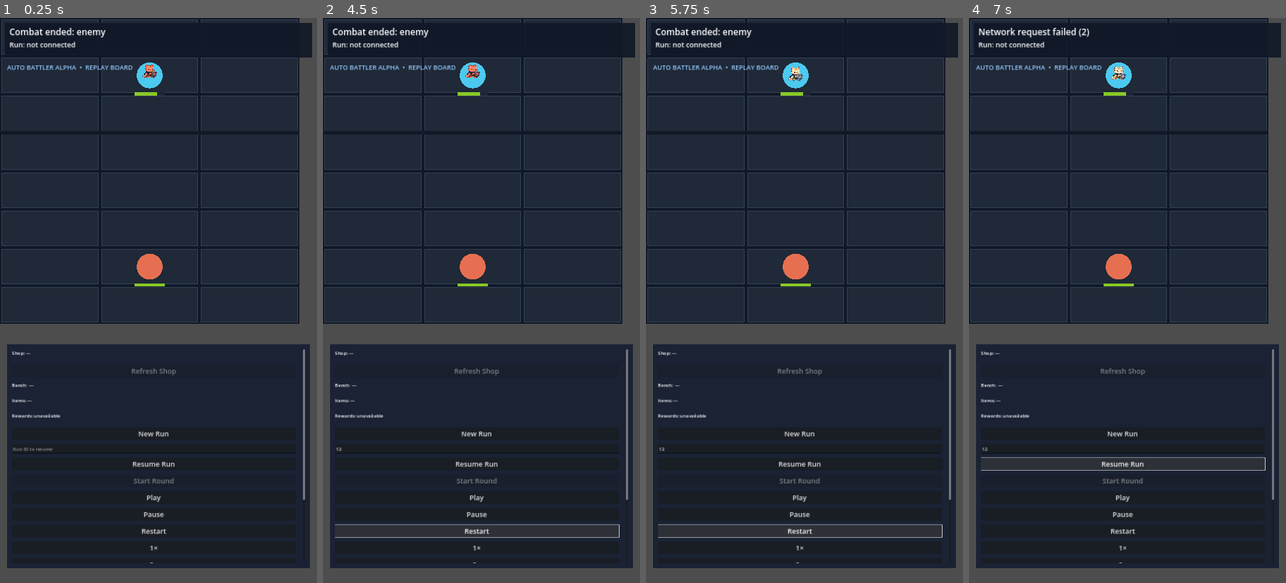
Above: before the commit, frames 1-4 (left to right).
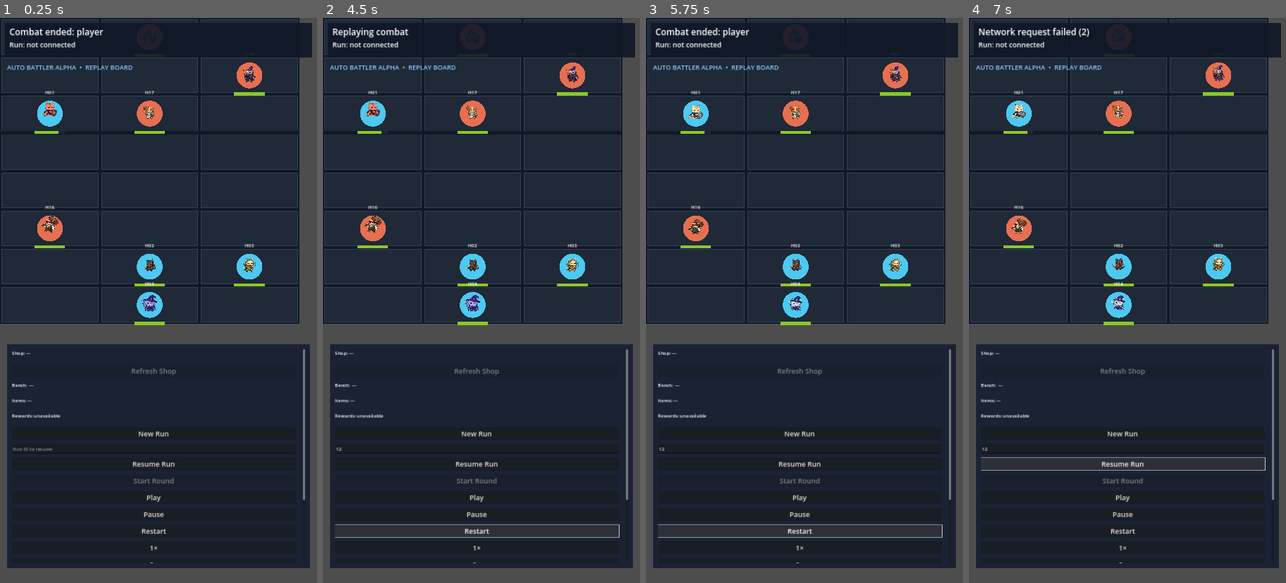
Above: after the commit, the same moments.

Repository: khoahuynh1196-cell/MINICHESS
Game: Godot game, scene res://scenes/main.tscn
Same seed, same stepped clock (60 frames per second), same inputs: the game is played once before the commit and once after it.
Inputs (mouse positions are in pixels of both pictures, inside the frame that each line leads up to):
- Up to frame 1 (0.25 s): no input
- Up to frame 2 (4.5 s): click (478, 447) at 0.52 s; type "12" at 0.6 s; click "New Run" at 1.25 s; click "New Run" at 2 s; click "Play" at 2.75 s; click "Play" at 3.5 s; click "Restart" at 4.25 s
- Up to frame 3 (5.75 s): click "Restart" at 5 s
- Up to frame 4 (7 s): click "Restart" at 5.75 s; click "Resume Run" at 6.5 s

The runs differ from the first frame. In frame 1, 2.8% of the frame differs, in the area x 10-84%, y 1-55%; in frame 2, 3.0%, in the area x 2-84%, y 1-55%; in frame 3, 2.8%; in frame 4, 2.8%.

Commit message:
feat: map demo heroes in mobile battle UI

Diff:
--- a/client-godot/fixtures/combat-replay.json
+++ b/client-godot/fixtures/combat-replay.json
@@ -2,12 +2,19 @@
   "schema_version": "alpha-0.3.0",
   "events": [
     { "sequence": 0, "tick": 0, "type": "COMBAT_STARTED", "payload": { "combat_id": "local-demo" } },
-    { "sequence": 1, "tick": 0, "type": "UNIT_SPAWNED", "source_unit_id": "enemy:E01:1", "payload": { "side": "enemy", "position": 1, "max_hp": 100000 } },
-    { "sequence": 2, "tick": 0, "type": "UNIT_SPAWNED", "source_unit_id": "player:H01:1", "payload": { "side": "player", "position": 22, "max_hp": 100000 } },
-    { "sequence": 3, "tick": 1, "type": "UNIT_MOVED", "source_unit_id": "enemy:E01:1", "target_unit_id": "player:H01:1", "payload": { "from": 1, "to": 4 } },
-    { "sequence": 4, "tick": 1, "type": "UNIT_MOVED", "source_unit_id": "player:H01:1", "target_unit_id": "enemy:E01:1", "payload": { "from": 22, "to": 19 } },
-    { "sequence": 5, "tick": 2, "type": "BASIC_ATTACK", "source_unit_id": "enemy:E01:1", "target_unit_id": "player:H01:1", "payload": { "is_critical": false } },
-    { "sequence": 6, "tick": 2, "type": "DAMAGE_APPLIED", "source_unit_id": "enemy:E01:1", "target_unit_id": "player:H01:1", "payload": { "amount": 25000, "damage_type": "physical", "remaining_hp": 75000 } },
-    { "sequence": 7, "tick": 3, "type": "COMBAT_ENDED", "payload": { "winner": "enemy", "reason": "timeout" } }
+    { "sequence": 1, "tick": 0, "type": "UNIT_SPAWNED", "source_unit_id": "enemy:H15:1", "payload": { "side": "enemy", "position": 1, "max_hp": 120000 } },
+    { "sequence": 2, "tick": 0, "type": "UNIT_SPAWNED", "source_unit_id": "enemy:H16:1", "payload": { "side": "enemy", "position": 3, "max_hp": 100000 } },
+    { "sequence": 3, "tick": 0, "type": "UNIT_SPAWNED", "source_unit_id": "enemy:H19:1", "payload": { "side": "enemy", "position": 5, "max_hp": 72000 } },
+    { "sequence": 4, "tick": 0, "type": "UNIT_SPAWNED", "source_unit_id": "enemy:H17:1", "payload": { "side": "enemy", "position": 7, "max_hp": 82000 } },
+    { "sequence": 5, "tick": 0, "type": "UNIT_SPAWNED", "source_unit_id": "player:H01:1", "payload": { "side": "player", "position": 18, "max_hp": 120000 } },
+    { "sequence": 6, "tick": 0, "type": "UNIT_SPAWNED", "source_unit_id": "player:H02:1", "payload": { "side": "player", "position": 19, "max_hp": 100000 } },
+    { "sequence": 7, "tick": 0, "type": "UNIT_SPAWNED", "source_unit_id": "player:H03:1", "payload": { "side": "player", "position": 20, "max_hp": 78000 } },
+    { "sequence": 8, "tick": 0, "type": "UNIT_SPAWNED", "source_unit_id": "player:H04:1", "payload": { "side": "player", "position": 22, "max_hp": 70000 } },
+    { "sequence": 9, "tick": 1, "type": "UNIT_MOVED", "source_unit_id": "enemy:H16:1", "target_unit_id": "player:H01:1", "payload": { "from": 3, "to": 6 } },
+    { "sequence": 10, "tick": 1, "type": "UNIT_MOVED", "source_unit_id": "player:H01:1", "target_unit_id": "enemy:H16:1", "payload": { "from": 18, "to": 15 } },
+    { "sequence": 11, "tick": 2, "type": "BASIC_ATTACK", "source_unit_id": "enemy:H16:1", "target_unit_id": "player:H01:1", "payload": { "is_critical": false } },
+    { "sequence": 12, "tick": 2, "type": "DAMAGE_APPLIED", "source_unit_id": "enemy:H16:1", "target_unit_id": "player:H01:1", "payload": { "amount": 25000, "damage_type": "physical", "remaining_hp": 95000 } },
+    { "sequence": 13, "tick": 3, "type": "CAST_STARTED", "source_unit_id": "player:H04:1", "target_unit_id": "enemy:H15:1", "payload": {} },
+    { "sequence": 14, "tick": 4, "type": "COMBAT_ENDED", "payload": { "winner": "player", "reason": "demo_complete" } }
   ]
 }
--- a/client-godot/project.godot
+++ b/client-godot/project.godot
@@ -18,8 +18,8 @@
 
 [rendering]
 
-renderer/rendering_method="gl_compatibility"
-renderer/rendering_method.mobile="gl_compatibility"
+renderer/rendering_method="mobile"
+renderer/rendering_method.mobile="mobile"
 
 [rendering/textures/vram_compression]
 
--- a/client-godot/scripts/unit_view.gd
+++ b/client-godot/scripts/unit_view.gd
@@ -32,6 +32,7 @@
 var is_defeated := false
 var animation_state := "idle"
 var portrait: Sprite2D
+var hero_id := ""
 var unique_item_id := ""
 var _animation_elapsed := 0.0
 
@@ -58,6 +59,7 @@
 	grid_index = position_index
 	max_hp = max(1, unit_max_hp)
 	hp = max_hp
+	self.hero_id = hero_id
 	unique_item_id = equipped_unique_item_id
 	_add_portrait(hero_id)
 	_add_unique_accessory()
@@ -154,3 +156,5 @@
 		draw_circle(anchor, 5.0, Color.WHITE)
 	draw_rect(Rect2(-52.0, 58.0, 104.0, 10.0), Color("#202438"), true)
 	draw_rect(Rect2(-52.0, 58.0, 104.0 * float(hp) / max_hp, 10.0), Color("#8ac926"), true)
+	if not hero_id.is_empty():
+		draw_string(ThemeDB.fallback_font, Vector2(-32.0, -66.0), hero_id, HORIZONTAL_ALIGNMENT_CENTER, 64.0, 16, Color.WHITE)
--- a/client-godot/test/battle_controller_test.gd
+++ b/client-godot/test/battle_controller_test.gd
@@ -24,6 +24,7 @@
 	_expect(controller.unit_views["player:H01:1"].get("animation_state") == "hit", "stun effects must present a target hit reaction")
 	_expect(controller.unit_views.has("player:H01:1"), "spawn must create a unit view")
 	_expect(controller.unit_views["player:H01:1"].grid_index == 22, "spawn must place the unit on its grid index")
+	_expect(controller.unit_views["player:H01:1"].get("hero_id") == "H01", "spawn must retain the hero ID for a readable board label")
 	var portrait = controller.unit_views["player:H01:1"].get_node_or_null("Portrait")
 	_expect(portrait != null and portrait.texture != null and portrait.texture.resource_path == "res://assets/sprites/h01-cotton-shield-cat-chibi-v2.png", "H01 spawn must render the chibi full-body character texture")
 	controller.apply_event(_event("UNIT_SPAWNED", "player:H02:1", "", { "side": "player", "position": 21, "max_hp": 100000 }))
--- a/client-godot/test/replay_loader_test.gd
+++ b/client-godot/test/replay_loader_test.gd
@@ -9,12 +9,26 @@
 		return
 
 	var events = loader_script.load_events("res://fixtures/combat-replay.json")
-	if events.size() != 8:
+	if events.size() != 15:
 		_fail("fixture must expose every event")
 		return
+	var spawn_positions := {}
+	for event in events:
+		if event.type == "UNIT_SPAWNED":
+			spawn_positions[event.source_unit_id] = int(event.payload.get("position", -1))
+	_expect(spawn_positions == {
+		"enemy:H15:1": 1,
+		"enemy:H16:1": 3,
+		"enemy:H17:1": 7,
+		"enemy:H19:1": 5,
+		"player:H01:1": 18,
+		"player:H02:1": 19,
+		"player:H03:1": 20,
+		"player:H04:1": 22,
+	}, "fixture must map each demo hero to its tactical board position")
 	_expect(events[0].tick == 0 and events[0].type == "COMBAT_STARTED", "first event must start combat")
-	_expect(events[6].type == "DAMAGE_APPLIED", "fixture must exercise HP updates")
-	_expect(events[7].type == "COMBAT_ENDED", "last event must end combat")
+	_expect(events[12].type == "DAMAGE_APPLIED", "fixture must exercise HP updates")
+	_expect(events[14].type == "COMBAT_ENDED", "last event must end combat")
 	print("PASS replay_loader_test")
 	quit(0)
 
